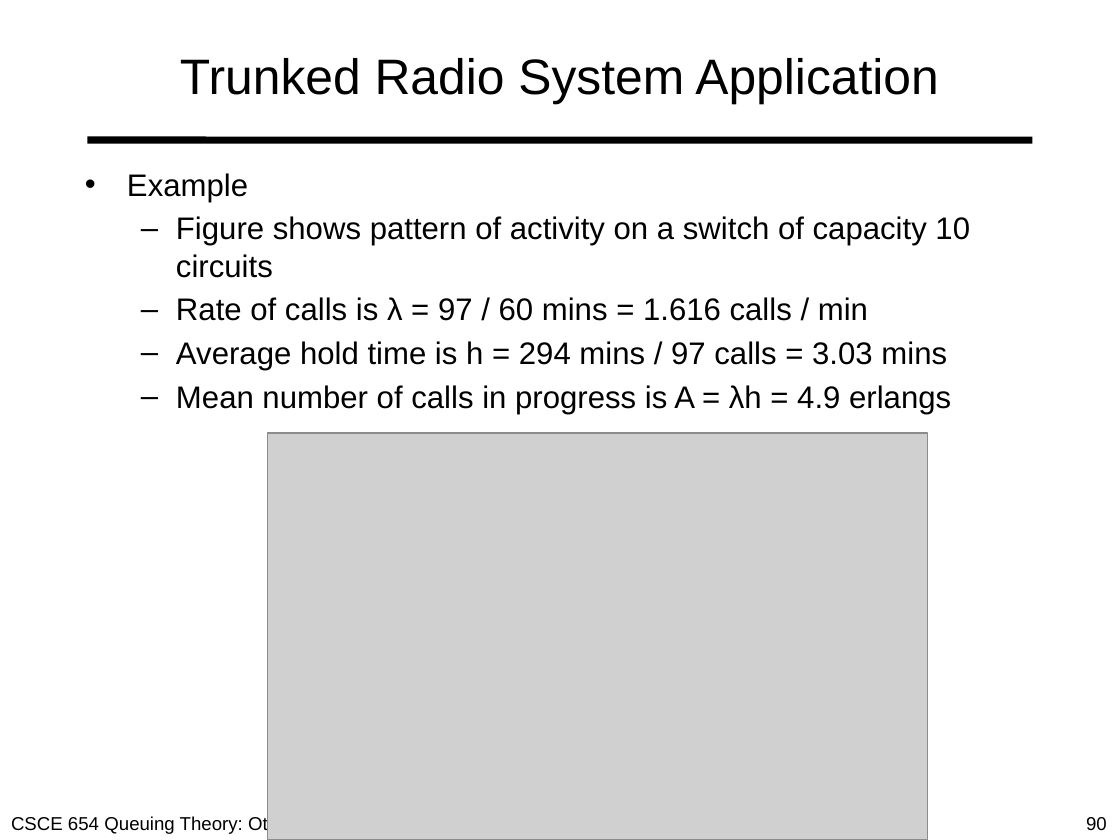
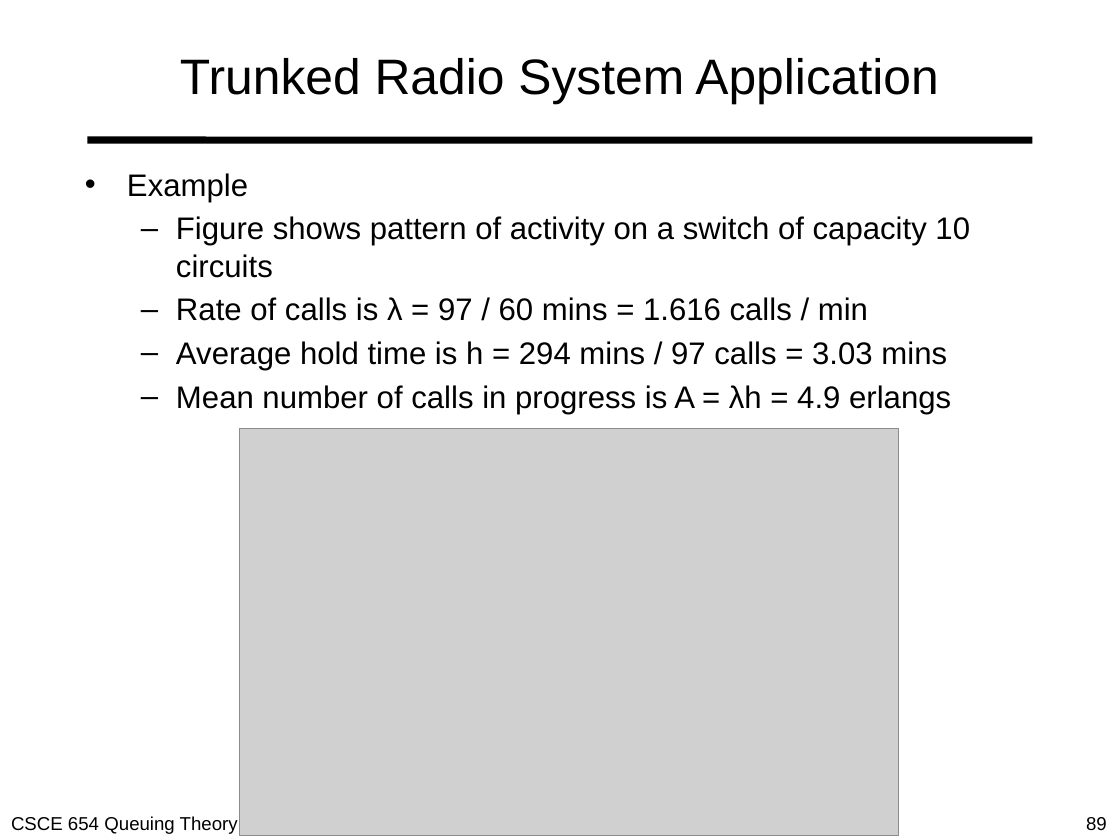
Before and after one commit to MHayden18/Communications, a slide deck: slide 89 of Powerpoints/05_Other_queues.pptx (slide 90 before the commit). Drawn at 1120x840 pixels with LibreOffice and Linux fonts; fonts in the diff are those of the drawing; grey boxes stand for pictures. Boxes give left, top, right and bottom in pixels: in the first picture for what was removed or moved away, otherwise in the second. Text is boxed around its words. In the diff, an @@ line names an element or a change of style, - is before the commit and + after.

```diff
--- a/Powerpoints/05_Other_queues.pptx
+++ b/Powerpoints/05_Other_queues.pptx
@@ picture: place and size @@
-picture at box(268, 433, 927, 840)
+picture at box(240, 429, 899, 836)
@@ page number at box(1086, 817, 1107, 830): text changed @@
-90
+89
```
Also in this commit, not shown: 11 other slides changed, 1 slide removed, 1 other file.
